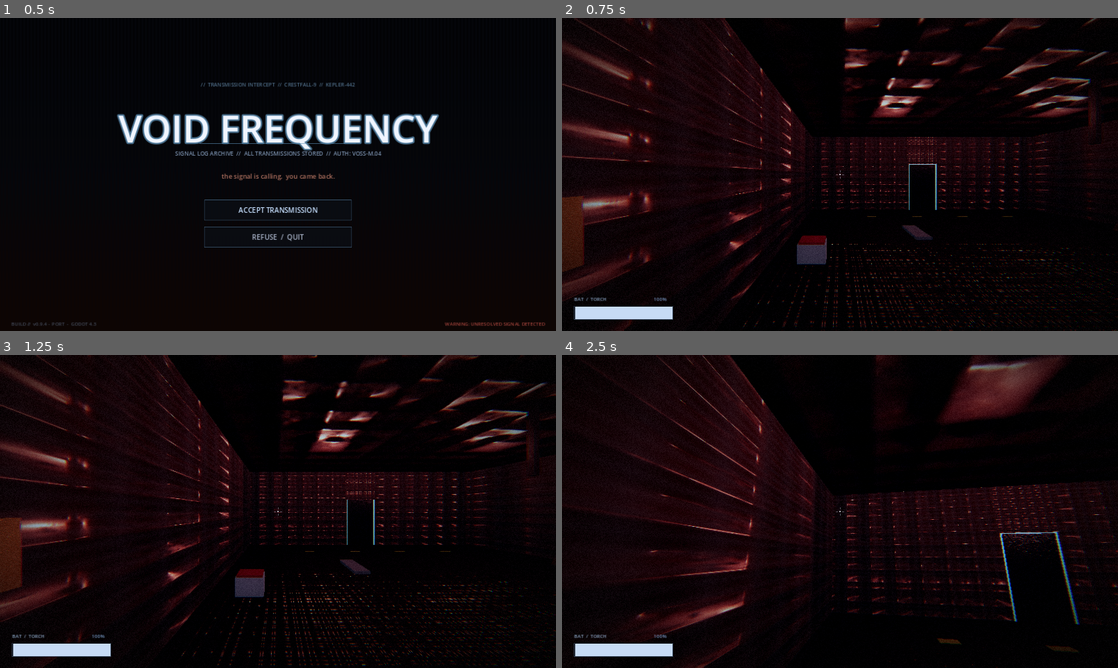
Above: before the commit, frames 1-4 (two rows, left to right).
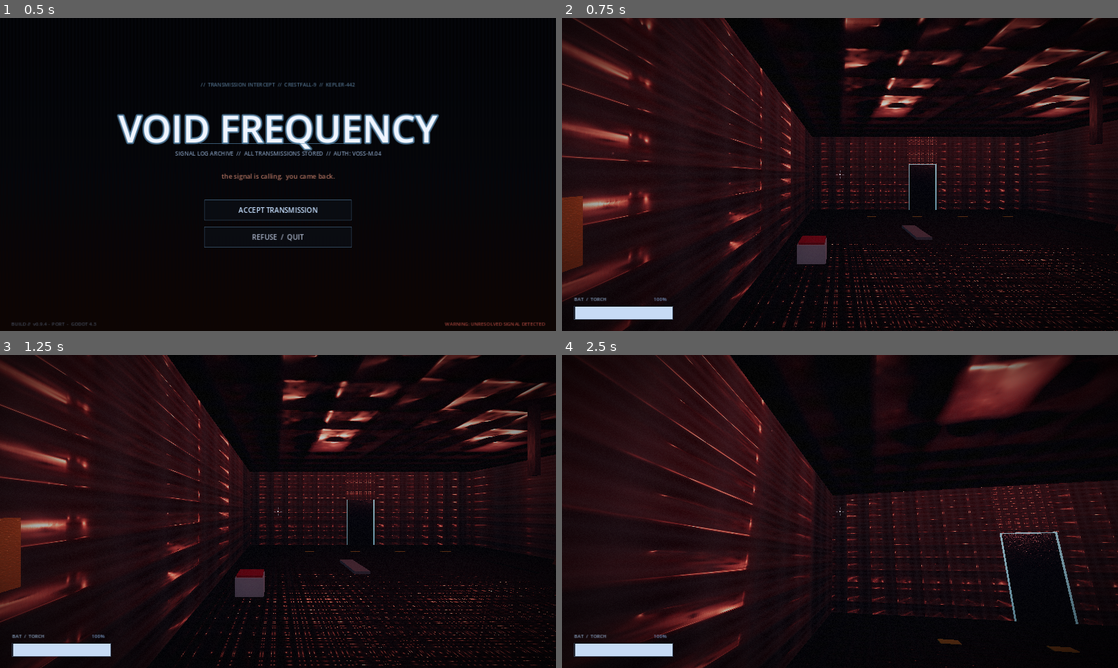
Above: after the commit, the same moments.

Repository: jakob265/horror
Game: Godot game, scene res://scenes/main.tscn
Same seed, same stepped clock (60 frames per second), same inputs: the game is played once before the commit and once after it.
Inputs (mouse positions are in pixels of both pictures, inside the frame that each line leads up to):
- Up to frame 1 (0.5 s): no input
- Up to frame 2 (0.75 s): click "ACCEPT TRANSMISSION" at 0.5 s
- Up to frame 3 (1.25 s): no input
- Up to frame 4 (2.5 s): tap Enter at 1.25 s; move the mouse to (867, 511) at 1.27 s; hold Ctrl (crouch) 1.28-2.03 s; hold W (move_forward) from 1.28 s (still down); tap Space at 1.52, 2.27 s; move the mouse to (812, 511) at 2.02 s; tap E (interact) at 2.1 s

Frame 1 is identical in both runs. In frame 2, 7.9% of the frame differs, in the area x 0-100%, y 0-100%; in frame 3, 8.0%; in frame 4, 6.2%.

Commit message:
Fix post-FX so it actually renders: self-contained vignette+grain overlay
Diagnosis from "only fog changed": the Environment effects (fog/grade/glow)
apply, but the post pass never rendered because it used hint_screen_texture,
whose back-buffer copy wasn't capturing the 3D in this setup.

Fix: drop the screen-sampling entirely. The overlay now outputs its own
colour + alpha (a dark vignette toward the edges + faint animated film grain)
and alpha-composites directly over the 3D view — the same way a translucent
ColorRect always draws over the scene. Removed the BackBufferCopy. Chromatic
aberration is dropped for now (it genuinely needs a screen read); grade/cold
tint/desaturation stay in the Environment where they already work.

This should make the vignette clearly visible. Boots clean.

Diff:
--- a/godot/scripts/main.gd
+++ b/godot/scripts/main.gd
@@ -27,15 +27,13 @@
 	_show_main_menu()
 
 
-# Cinematic post pass over the 3D view (vignette, grain, chromatic aberration,
-# cold grade). Sits on a CanvasLayer below UILayer so HUD/menus stay crisp.
+# Cinematic overlay over the 3D view (vignette + grain). Sits on a CanvasLayer
+# below UILayer so HUD/menus stay crisp. It alpha-composites its own output over
+# the 3D (no screen sampling), which is why it renders reliably.
 func _setup_postfx() -> void:
 	var layer := CanvasLayer.new()
 	layer.layer = 0
 	add_child(layer)
-	var bbc := BackBufferCopy.new()
-	bbc.copy_mode = BackBufferCopy.COPY_MODE_VIEWPORT
-	layer.add_child(bbc)
 	var rect := ColorRect.new()
 	rect.set_anchors_preset(Control.PRESET_FULL_RECT)
 	rect.anchor_right = 1.0
--- a/godot/shaders/postfx.gdshader
+++ b/godot/shaders/postfx.gdshader
@@ -1,52 +1,24 @@
 shader_type canvas_item;
-// Full-screen cinematic post pass for the 3D view: chromatic aberration,
-// contrast + cold desaturated grade, vignette, subtle scanlines, animated film
-// grain. Applied via a ColorRect over a BackBufferCopy on a CanvasLayer below
-// the UI, so HUD/menus stay crisp.
+// Self-contained cinematic overlay: vignette + animated film grain, alpha-
+// composited directly over the 3D view. It outputs its own colour + alpha
+// rather than sampling the screen (hint_screen_texture), so it renders
+// reliably — the earlier screen-reading version never captured the 3D here.
+// Colour grading / desaturation / cold tint is handled by the Environment.
 
-uniform sampler2D screen_tex : hint_screen_texture, filter_linear;
-uniform float ca_amount : hint_range(0.0, 0.02) = 0.006;
-uniform float vignette_strength : hint_range(0.0, 1.0) = 0.85;
-uniform float vignette_start : hint_range(0.0, 1.0) = 0.20;
-uniform float grain_amount : hint_range(0.0, 0.4) = 0.09;
-uniform float saturation : hint_range(0.0, 2.0) = 0.90;
-uniform float contrast : hint_range(0.5, 2.0) = 1.07;
-uniform vec3 cold_tint = vec3(0.90, 0.99, 1.09);
-uniform float scanline_amount : hint_range(0.0, 0.2) = 0.03;
+uniform float vignette_strength : hint_range(0.0, 1.0) = 0.80;
+uniform float vignette_start : hint_range(0.0, 1.0) = 0.28;
+uniform float grain_amount : hint_range(0.0, 0.4) = 0.10;
 
 float hash(vec2 p) {
 	return fract(sin(dot(p, vec2(127.1, 311.7))) * 43758.5453123);
 }
 
 void fragment() {
-	vec2 uv = SCREEN_UV;
-	vec2 dir = uv - vec2(0.5);
-	float d = length(dir);
-
-	// Chromatic aberration, stronger toward the edges.
-	vec2 off = dir * ca_amount * (0.35 + d);
-	vec3 col;
-	col.r = texture(screen_tex, uv + off).r;
-	col.g = texture(screen_tex, uv).g;
-	col.b = texture(screen_tex, uv - off).b;
-
-	// Contrast around mid-grey.
-	col = (col - 0.5) * contrast + 0.5;
-
-	// Desaturate + cold grade.
-	float l = dot(col, vec3(0.299, 0.587, 0.114));
-	col = mix(vec3(l), col, saturation);
-	col *= cold_tint;
-
-	// Vignette.
-	col *= 1.0 - vignette_strength * smoothstep(vignette_start, 0.85, d);
-
-	// Subtle scanlines.
-	col *= 1.0 - scanline_amount * (0.5 + 0.5 * sin(SCREEN_UV.y * 1300.0));
-
-	// Animated film grain.
-	float g = (hash(uv * vec2(TIME * 91.3 + 1.0, TIME * 53.7 + 1.0)) - 0.5) * grain_amount;
-	col += g;
-
-	COLOR = vec4(clamp(col, 0.0, 1.0), 1.0);
+	float d = distance(UV, vec2(0.5));
+	float vig = vignette_strength * smoothstep(vignette_start, 0.88, d);
+	float n = hash(UV * vec2(TIME * 97.0 + 1.0, TIME * 61.0 + 7.0));
+	float grain_a = abs(n - 0.5) * 2.0 * grain_amount * (1.0 - vig);
+	float a = clamp(vig + grain_a, 0.0, 1.0);
+	vec3 col = (vig * vec3(0.0) + grain_a * vec3(0.55)) / max(a, 0.0001);
+	COLOR = vec4(col, a);
 }
